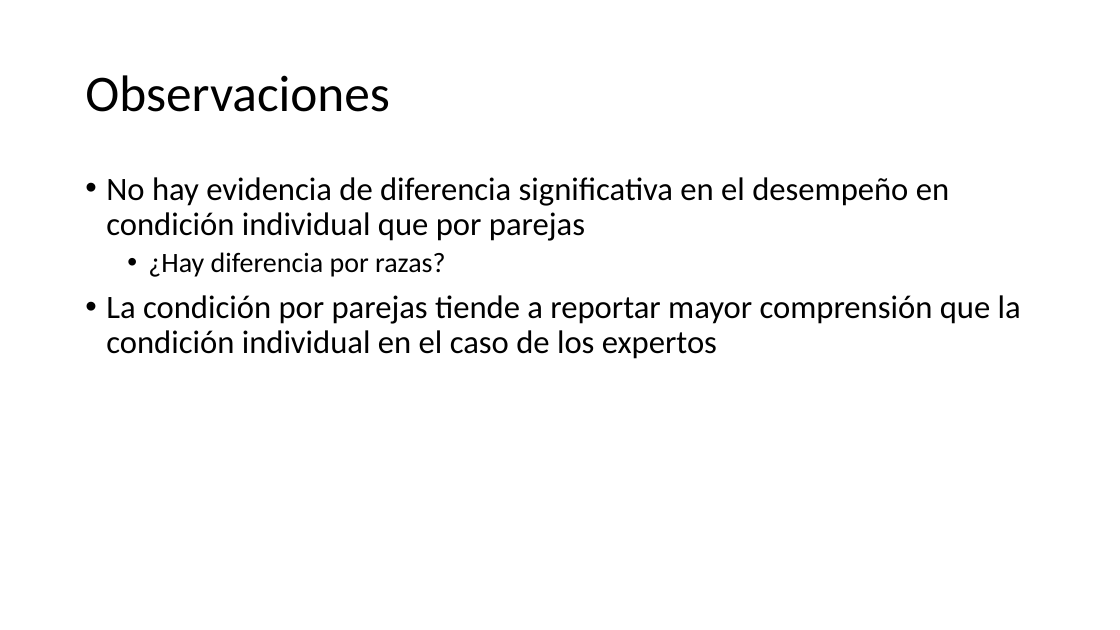
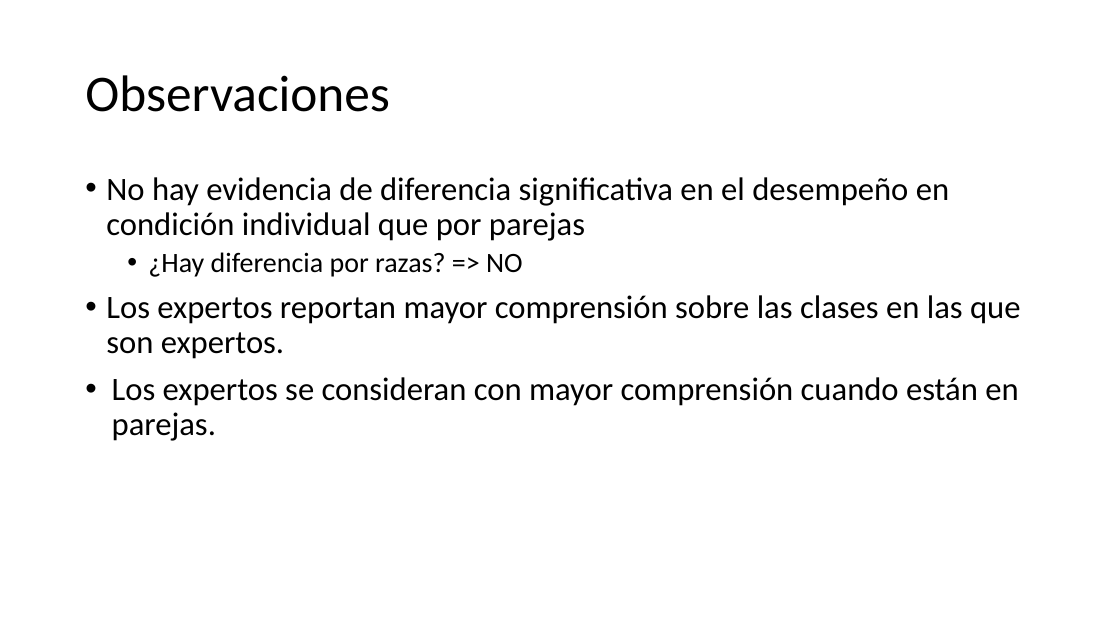
Before and after one commit to Slendercoder/DatosDLL, a slide deck: slide 14 of 12-16-18-23-27-sept-2019/Analysis/Colaboración, uso del lenguaje y comprensión.pptx. Drawn at 1120x630 pixels with LibreOffice and Linux fonts; fonts in the diff are those of the drawing. Boxes give left, top, right and bottom in pixels: in the first picture for what was removed or moved away, otherwise in the second. Text is boxed around its words. In the diff, an @@ line names an element or a change of style, - is before the commit and + after.

```diff
--- a/12-16-18-23-27-sept-2019/Analysis/Colaboración, uso del lenguaje y comprensión.pptx
+++ b/12-16-18-23-27-sept-2019/Analysis/Colaboración, uso del lenguaje y comprensión.pptx
@@ text at <box>106,252,1020,441</box>: text changed @@
-  • ¿Hay diferencia por razas?
-• La condición por parejas tiende a reportar mayor comprensión que la condición individual en el caso de los expertos
+  • ¿Hay diferencia por razas? => NO
+• Los expertos reportan mayor comprensión sobre las clases en las que son expertos.
+• Los expertos se consideran con mayor comprensión cuando están en parejas.
```
Also in this commit, not shown: 2 other slides changed, 7 slides added, 2 slides removed, 4 other files.
